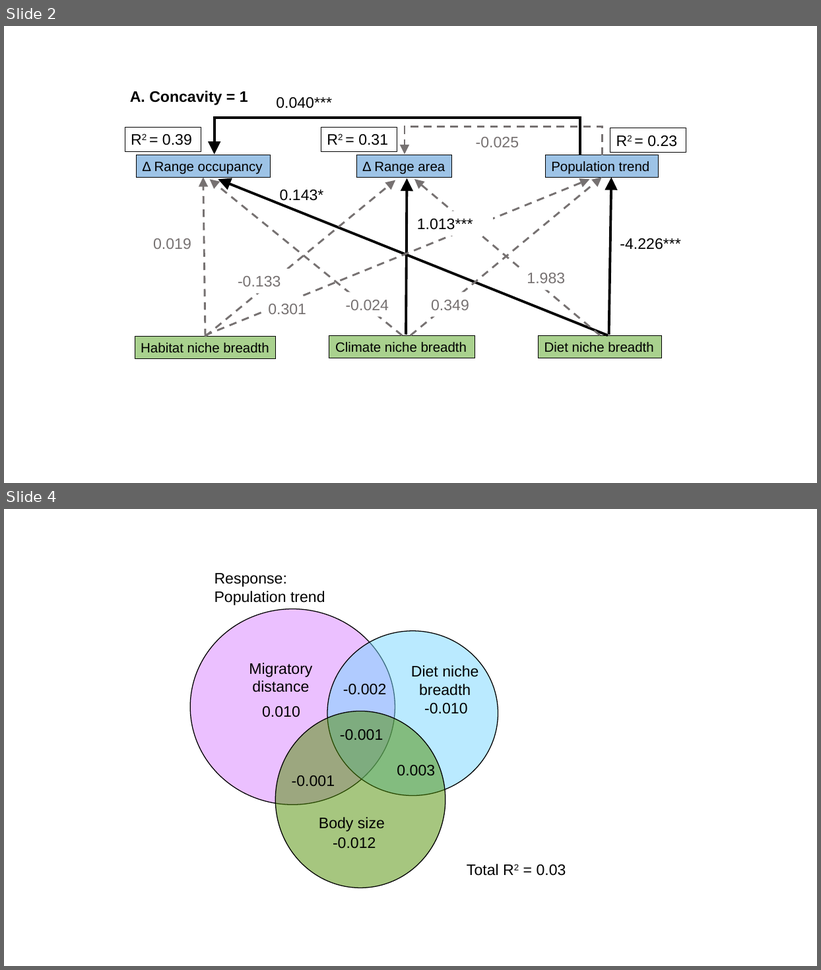
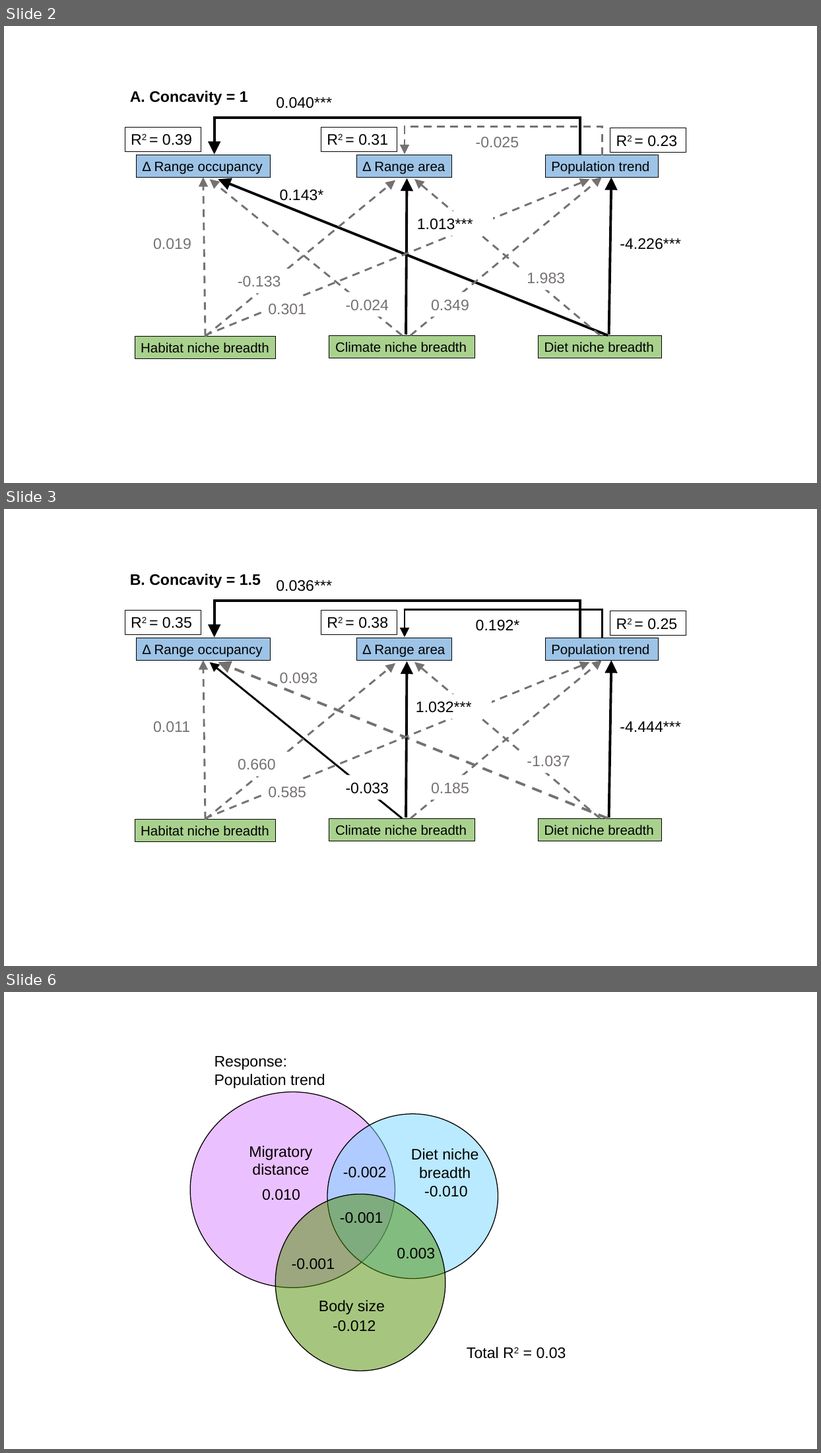
Before and after one commit to zahraddeen1/avian-range-shifts, a slide deck: figures/sem_venn_figures.pptx. Shown one above the other, each under a label of ours: slides 2 and 4 before the commit, slides 2, 3 and 6 after it; the slides between them are not shown. The pictures are 821x970 and 821x1453 pixels, drawn with LibreOffice and Linux fonts; fonts in the diff are those of the drawing. Boxes give left, top, right and bottom in pixels: in the first picture for what was removed or moved away, otherwise in the second. Text is boxed around its words. In the diff, an @@ line names an element or a change of style, - is before the commit and + after.

Commit message:
add intermediate concavity sensitivity analyses

```diff
--- a/figures/sem_venn_figures.pptx
+++ b/figures/sem_venn_figures.pptx
@@ slide 3 added at bbox=[4, 509, 817, 966], background #FFFFFF @@
@@ text added at bbox=[130, 574, 261, 588], 18 pt, text #000000, bold @@
+B. Concavity = 1.5
@@ rectangle added at bbox=[270, 573, 339, 597], fill #FFFFFF, 18 pt, text #000000 @@
+0.036***
@@ elbow arrow added from (580, 638) to (215, 637), #000000 3 pt @@
@@ rectangle added at bbox=[125, 610, 201, 634], fill #FFFFFF, outline #000000 0.75 pt, 18 pt, text #000000 @@
+R2 = 0.35
@@ rectangle added at bbox=[321, 610, 397, 634], fill #FFFFFF, outline #000000 0.75 pt, 18 pt, text #000000 @@
+R2 = 0.38
@@ elbow arrow added from (603, 638) to (405, 637), #000000 2.25 pt @@
@@ rectangle added at bbox=[470, 613, 539, 637], fill #FFFFFF, 18 pt, text #000000 @@
+0.192*
@@ rectangle added at bbox=[611, 611, 686, 635], fill #FFFFFF, outline #000000 0.75 pt, 18 pt, text #000000 @@
+R2 = 0.25
@@ rectangle added at bbox=[137, 638, 270, 660], fill #9DC3E6, outline #000000 0.75 pt, 16 pt, text #000000 @@
+Δ Range occupancy
@@ rectangle added at bbox=[356, 638, 452, 660], fill #9DC3E6, outline #000000 0.75 pt, 16 pt, text #000000 @@
+Δ Range area
@@ rectangle added at bbox=[546, 638, 659, 660], fill #9DC3E6, outline #000000 0.75 pt, 16 pt, text #000000 @@
+Population trend
@@ arrow added from (205, 819) to (203, 660), #767171 2.25 pt dashed @@
@@ arrow added from (205, 819) to (589, 662), #767171 2.25 pt dashed @@
@@ arrow added from (205, 819) to (395, 663), #767171 2.25 pt dashed @@
@@ arrow added from (403, 819) to (209, 662), #000000 2.25 pt @@
@@ arrow added from (608, 819) to (218, 662), #767171 3 pt dashed @@
@@ arrow added from (406, 818) to (407, 661), #000000 3 pt @@
@@ arrow added from (411, 819) to (602, 660), #767171 2.25 pt dashed @@
@@ arrow added from (601, 819) to (415, 662), #767171 2.25 pt dashed @@
@@ arrow added from (609, 818) to (612, 660), #000000 3 pt @@
@@ text added at bbox=[280, 673, 318, 683], 18 pt, text #767171 @@
+0.093
@@ text added at bbox=[416, 702, 472, 713], 18 pt, text #000000 @@
+1.032***
@@ text added at bbox=[153, 722, 190, 732], 18 pt, text #767171 @@
+0.011
@@ text added at bbox=[620, 722, 680, 732], 18 pt, text #000000 @@
+-4.444***
@@ text added at bbox=[238, 759, 276, 770], 18 pt, text #767171 @@
+0.660
@@ text added at bbox=[527, 756, 570, 766], 18 pt, text #767171 @@
+-1.037
@@ text added at bbox=[346, 783, 389, 794], 18 pt, text #000000 @@
+-0.033
@@ text added at bbox=[431, 783, 469, 793], 18 pt, text #767171 @@
+0.185
@@ text added at bbox=[268, 787, 306, 797], 18 pt, text #767171 @@
+0.585
@@ rectangle added at bbox=[135, 819, 275, 842], fill #A9D18E, outline #000000 0.75 pt, 16 pt, text #000000 @@
+Habitat niche breadth
@@ rectangle added at bbox=[330, 819, 475, 842], fill #A9D18E, outline #000000 0.75 pt, 16 pt, text #000000 @@
+Climate niche breadth
@@ rectangle added at bbox=[539, 819, 662, 842], fill #A9D18E, outline #000000 0.75 pt, 16 pt, text #000000 @@
+Diet niche breadth
@@ what was slide 4 is now slide 6 @@
```
Also in this commit, not shown: 1 slide changed, 1 other slide added, 4 other files.
